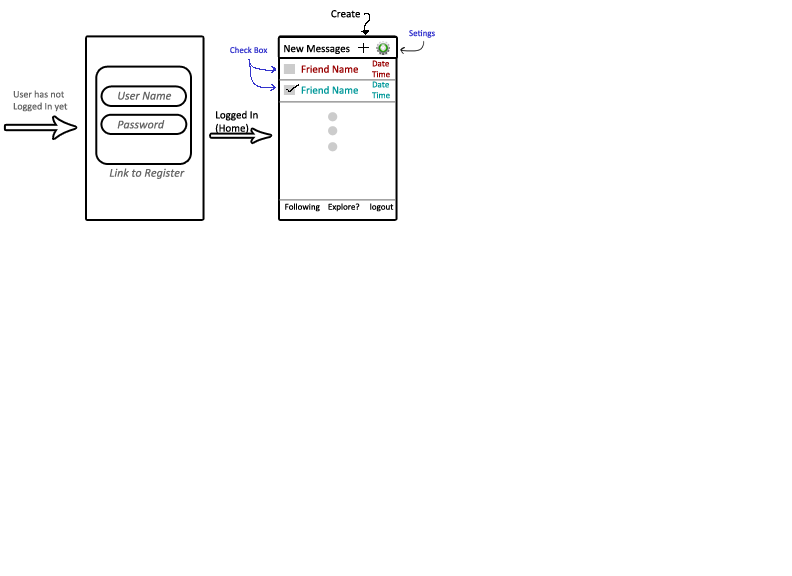
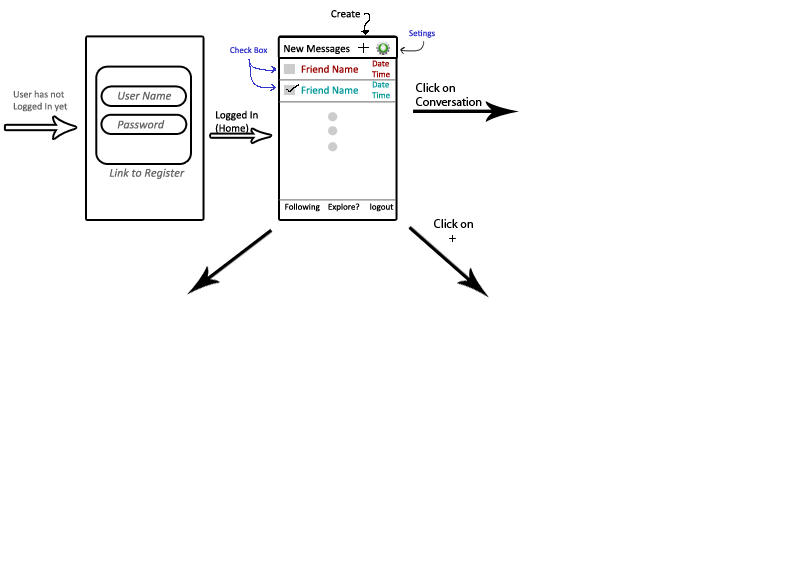
Layers edited between the first and the second w=792, h=576 image:
added layer "Click on Conversation" above "Click on +" over bbox(416, 83, 482, 106)
added layer "Click on +" above "Shape 9 copy" over bbox(434, 219, 473, 242)
added layer "Shape 9 copy" above "Shape 9 copy 2" over bbox(408, 225, 489, 298)
added layer "Shape 9 copy 2" above "Shape 9" over bbox(187, 228, 273, 295)
added layer "Shape 9" above "Layer 1" over bbox(413, 101, 519, 122)
